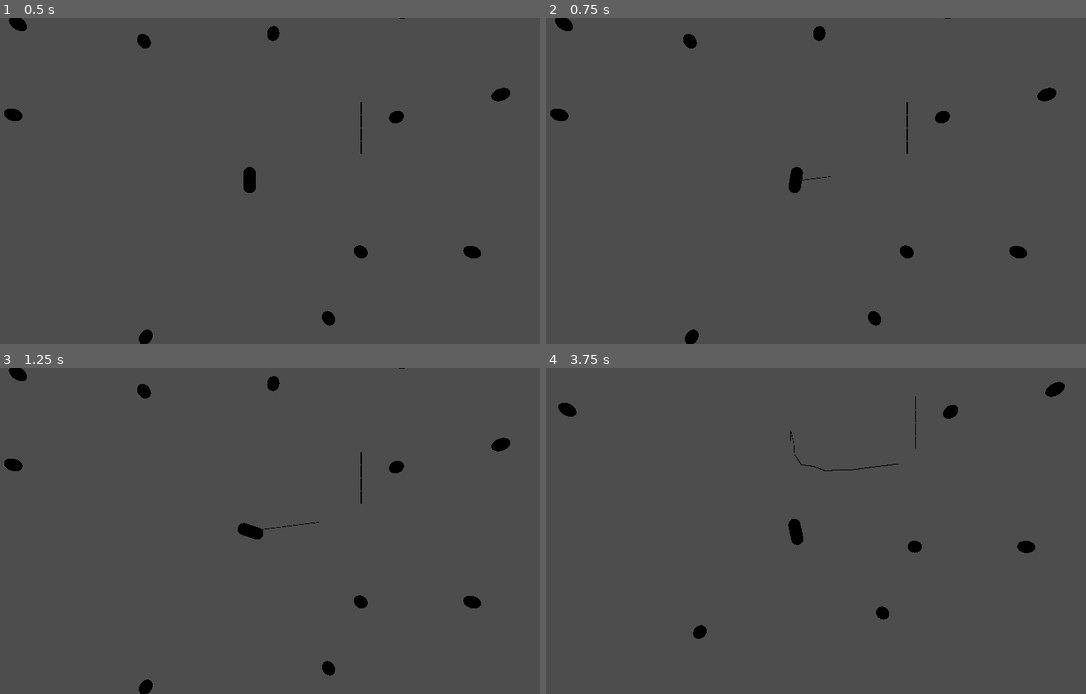
Above: before the commit, frames 1-4 (two rows, left to right).
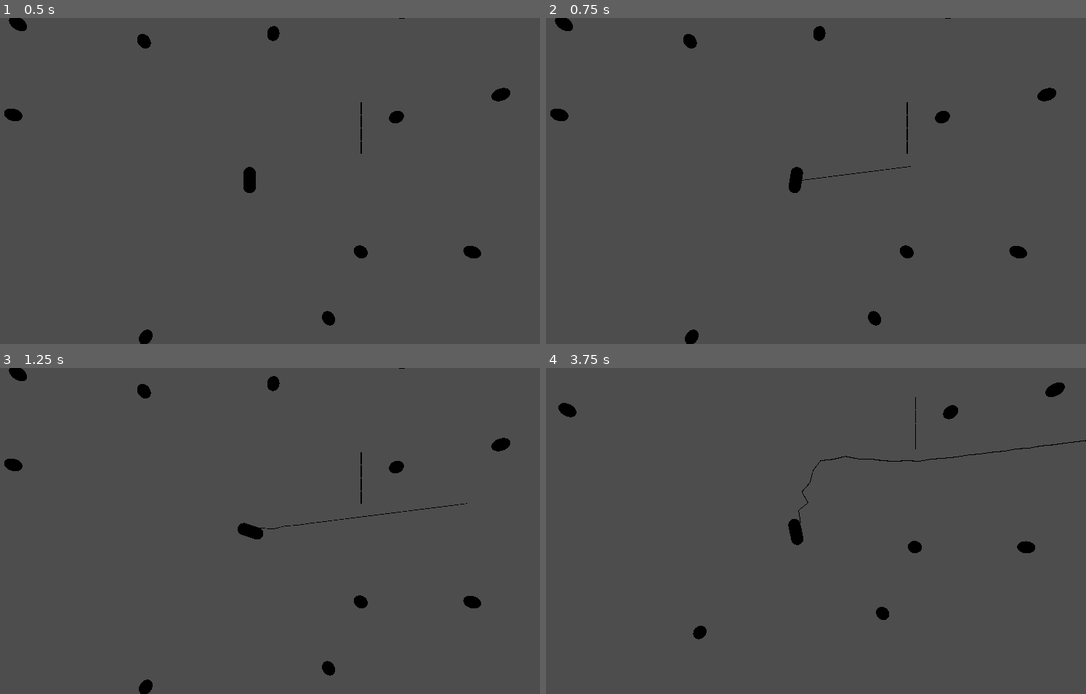
Above: after the commit, the same moments.

Repository: ALP-Games/Asteroid-collection-game
Game: Godot game, scene res://levels/world.tscn
Two runs of this game, one before a commit and one after it. Both use one fixed random seed, a clock stepped at 60 frames per second and the inputs below.
Inputs (mouse positions are in pixels of both pictures, inside the frame that each line leads up to):
- Up to frame 1 (0.5 s): no input
- Up to frame 2 (0.75 s): tap Enter at 0.5 s; move the mouse to (924, 164) at 0.52 s; hold D (rot_right) from 0.53 s (still down); click (924, 164) at 0.6 s
- Up to frame 3 (1.25 s): keep holding D (rot_right)
- Up to frame 4 (3.75 s): move the mouse to (681, 547) at 1.27 s; release D (rot_right) at 1.28 s; hold S (reverse) 1.28-2.03 s; click (681, 547) at 1.35 s; move the mouse to (853, 459) at 2.02 s; hold D (rot_right) 2.03-2.78 s; hold Space (stop) 2.03-2.78 s; click (853, 459) at 2.3 s; move the mouse to (767, 596) at 2.77 s; hold W (thrust) 2.78-3.53 s; click (767, 596) at 2.85 s; move the mouse to (967, 579) at 3.52 s; hold A (rot_left) from 3.53 s (still down); click (967, 579) at 3.6 s

Frame 1 is identical in both runs. In frame 2, less than 0.1% of the frame differs, in the area x 50-68%, y 45-50%; in frame 3, less than 0.1%; in frame 4, 0.3%, in the area x 2-100%, y 4-84%.

Commit message:
fixed rope instantiation

Diff:
--- a/actors/rope_emitter.gd
+++ b/actors/rope_emitter.gd
@@ -1,17 +1,17 @@
 class_name RopeEmitter extends Node3D
 
 const ROPE_SEGMENT = preload("res://actors/rope_segment.tscn")
-@onready var area_3d: Area3D = $Area3D
 
-@export var shoot_force := 2000.0
-@export var max_segment_count := 15
+@export var shoot_force := 20000.0
+@export var segment_spacing := 0.75
+@export var max_segment_count := 30
 
 var current_rope_segment := 0
 
 var first_segment: RopeSegment = null
 var last_segment: RopeSegment = null
 var rope_shot := false
-var last_segment_entered_detection := false
+#var last_segment_entered_detection := false
 
 
 func shoot_rope(target: Vector3) -> void:
@@ -24,8 +24,6 @@
 	rope_segment.apply_central_force(direction * shoot_force)
 	first_segment = rope_segment
 	last_segment = rope_segment
-	#area_3d.body_entered.connect(check_last_added)
-	area_3d.body_exited.connect(segment_exited)
 
 
 func instantiate_new_rope_segment(new_transform: Transform3D) -> RopeSegment:
@@ -36,21 +34,19 @@
 	current_rope_segment += 1
 	if current_rope_segment >= max_segment_count:
 		rope_segment.attach(get_parent())
-		#area_3d.body_entered.disconnect(check_last_added)
-		area_3d.body_exited.disconnect(segment_exited)
-	else:
-		last_segment_entered_detection = false
 	return rope_segment
 
 
-#func _physics_process(delta: float) -> void:
-	#if not last_segment_entered_detection:
-		#add_segment_to_last()
+func _physics_process(delta: float) -> void:
+	_process_segment_addition()
 
 
-#func check_last_added(body: Node3D) -> void:
-	#if body == last_segment:
-		#last_segment_entered_detection = true
+func _process_segment_addition() -> void:
+	if not last_segment:
+		return
+	while last_segment.global_position.distance_to(global_position) >= segment_spacing \
+	and current_rope_segment < max_segment_count:
+		add_segment_to_last()
 
 
 func segment_exited(body: Node3D) -> void:
--- a/actors/rope_emitter.tscn
+++ b/actors/rope_emitter.tscn
@@ -1,15 +1,6 @@
-[gd_scene load_steps=3 format=3 uid="uid://b4uy7s1i45ukc"]
+[gd_scene load_steps=2 format=3 uid="uid://b4uy7s1i45ukc"]
 
 [ext_resource type="Script" uid="uid://cebfmtuwm72wr" path="res://actors/rope_emitter.gd" id="1_2p7ti"]
 
-[sub_resource type="SphereShape3D" id="SphereShape3D_2p7ti"]
-
 [node name="RopeEmitter" type="Node3D"]
 script = ExtResource("1_2p7ti")
-
-[node name="Area3D" type="Area3D" parent="."]
-collision_layer = 0
-collision_mask = 4
-
-[node name="CollisionShape3D" type="CollisionShape3D" parent="Area3D"]
-shape = SubResource("SphereShape3D_2p7ti")
--- a/actors/rope_segment.gd
+++ b/actors/rope_segment.gd
@@ -18,6 +18,7 @@
 	if other is RopeSegment:
 		pin_joint.global_position = (other.rope_front.global_position + rope_end.global_position) * 0.5
 	else:
+		#pin_joint.global_position = other.global_position
 		pin_joint.global_position = (other.global_position + rope_end.global_position) * 0.5
 	pin_joint.node_a = get_path()
 	pin_joint.node_b = other.get_path()
